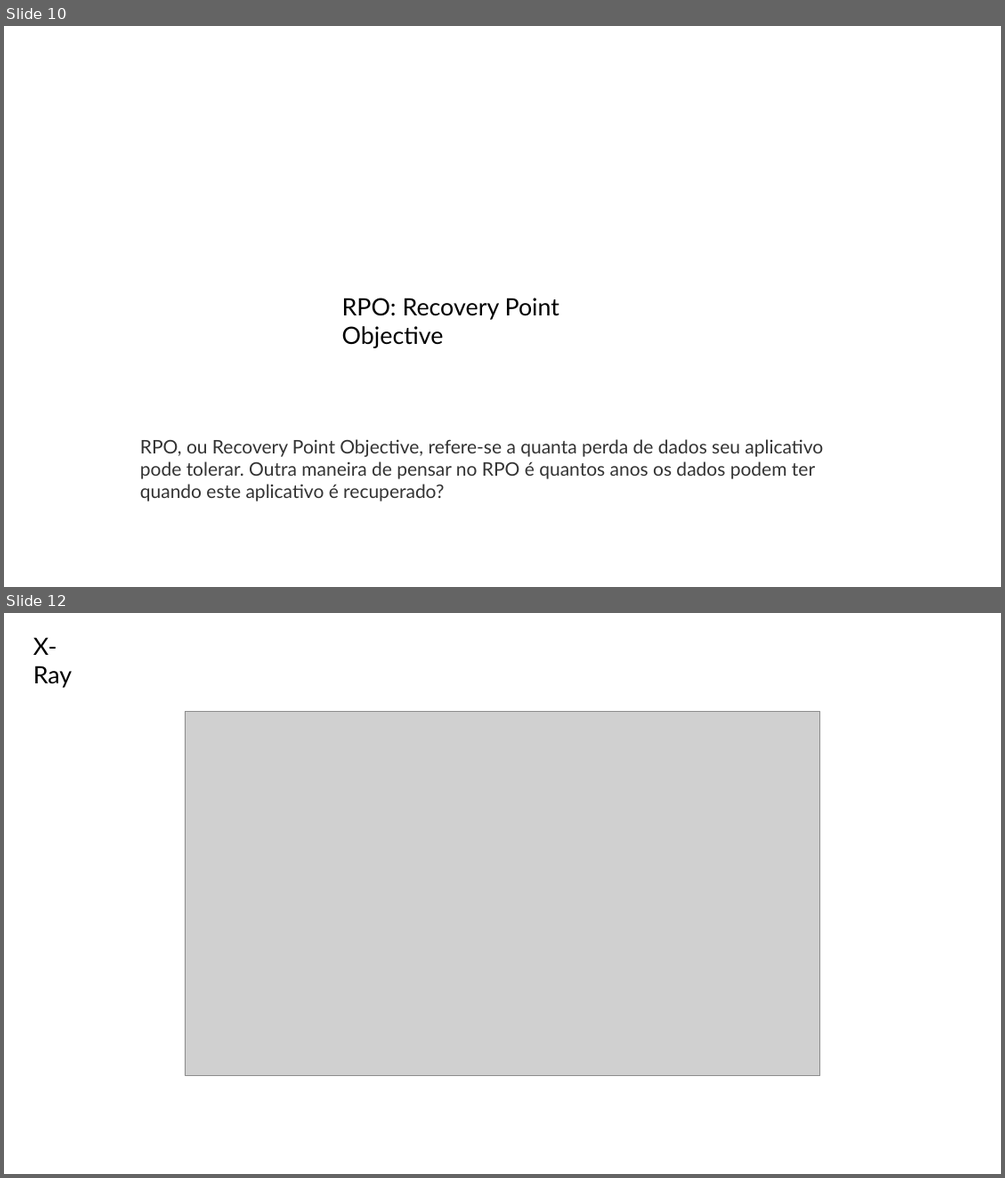
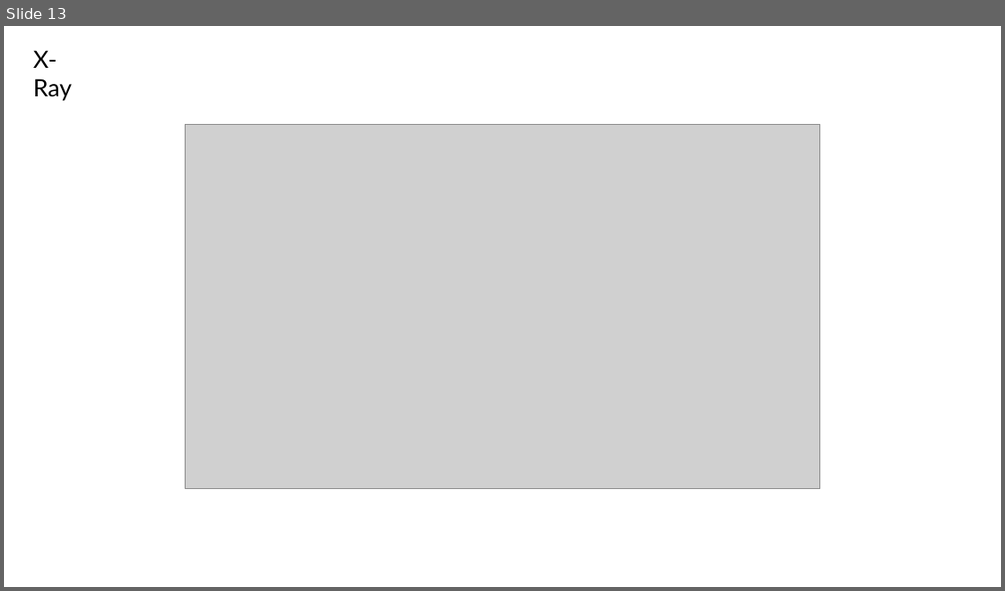
Before and after one commit to marcelomamorim/preparation-solutions-architect-associate, a slide deck: assets/slides/Semana5.pptx. Shown one above the other, each under a label of ours: slides 10 and 12 before the commit, slide 13 after it; the slides between them are not shown. The pictures are 1005x1178 and 1005x591 pixels, drawn with LibreOffice and Linux fonts; fonts in the diff are those of the drawing; grey boxes stand for pictures. Boxes give left, top, right and bottom in pixels: in the first picture for what was removed or moved away, otherwise in the second. Text is boxed around its words. In the diff, an @@ line names an element or a change of style, - is before the commit and + after.

```diff
--- a/assets/slides/Semana5.pptx
+++ b/assets/slides/Semana5.pptx
@@ slide 10 removed at bbox=[4, 26, 1001, 587], background #FFFFFF @@
@@ text removed at bbox=[342, 297, 559, 348] @@
-RPO: Recovery Point Objective
@@ text removed at bbox=[140, 439, 823, 501] @@
-RPO, ou Recovery Point Objective, refere-se a quanta perda de dados seu aplicativo pode tolerar. Outra maneira de pensar no RPO é quantos anos os dados podem ter quando este aplicativo é recuperado?
@@ what was slide 12 is now slide 13 @@
```
Also in this commit, not shown: 2 slides changed, 2 slides added, 1 other slide removed, 19 other files.
